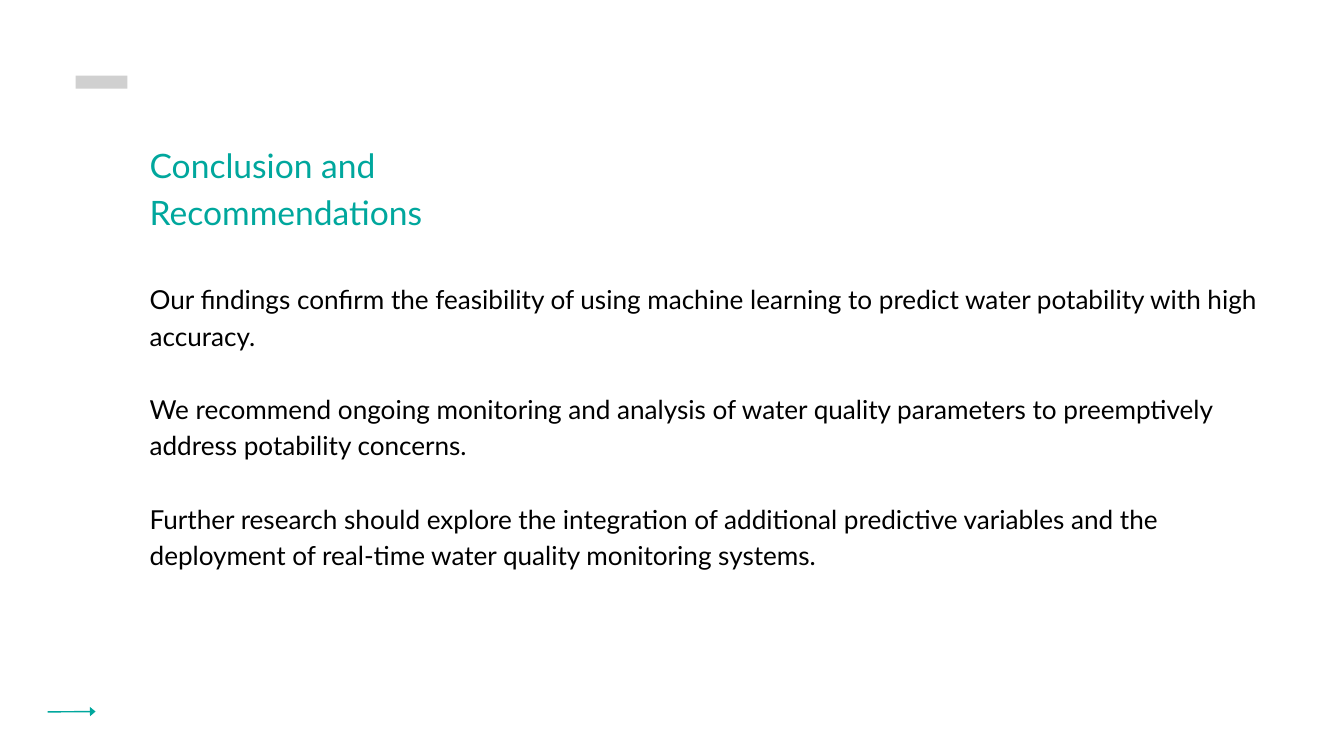
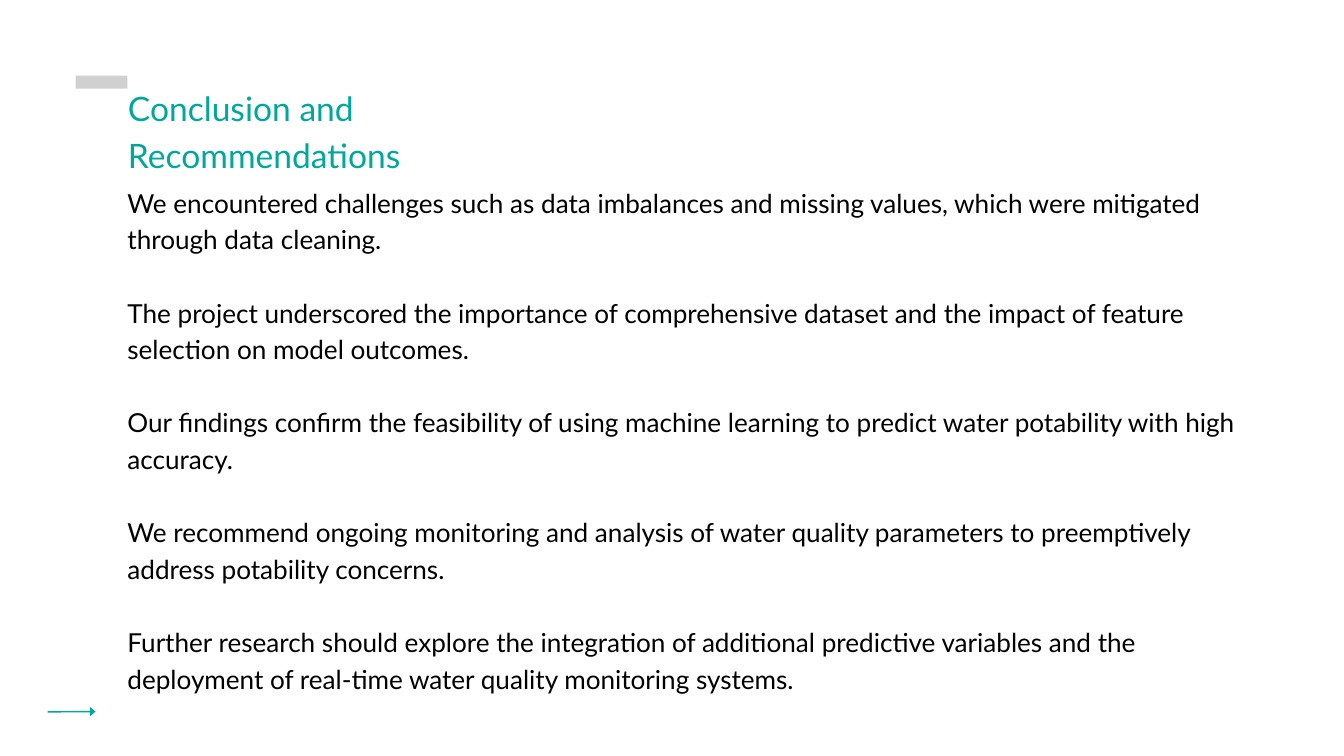
Before and after one commit to ERAA1997/Project-4-UoB, a slide deck: slide 10 of Project 4 Presentation.pptx (slide 12 before the commit). Drawn at 1344x756 pixels with LibreOffice and Linux fonts; fonts in the diff are those of the drawing; grey boxes stand for pictures. Boxes give left, top, right and bottom in pixels: in the first picture for what was removed or moved away, otherwise in the second. Text is boxed around its words. In the diff, an @@ line names an element or a change of style, - is before the commit and + after.

```diff
--- a/Project 4 Presentation.pptx
+++ b/Project 4 Presentation.pptx
@@ text "Conclusion and Recommendations": place and size @@
-text "Conclusion and Recommendations" at bbox=[150, 153, 423, 226]
+text "Conclusion and Recommendations" at bbox=[128, 96, 401, 169]
@@ text at bbox=[127, 193, 1200, 360]: paragraphs added @@
+We encountered challenges such as data imbalances and missing values, which were mitigated through data cleaning.
+The project underscored the importance of comprehensive dataset and the impact of feature selection on model outcomes.
@@ text "We encountered challenges such as ...": place and size @@
-text "We encountered challenges such as ..." at bbox=[150, 289, 1256, 570]
+text "We encountered challenges such as ..." at bbox=[127, 193, 1234, 693]
```
Also in this commit, not shown: 8 other slides changed, 2 slides removed.
